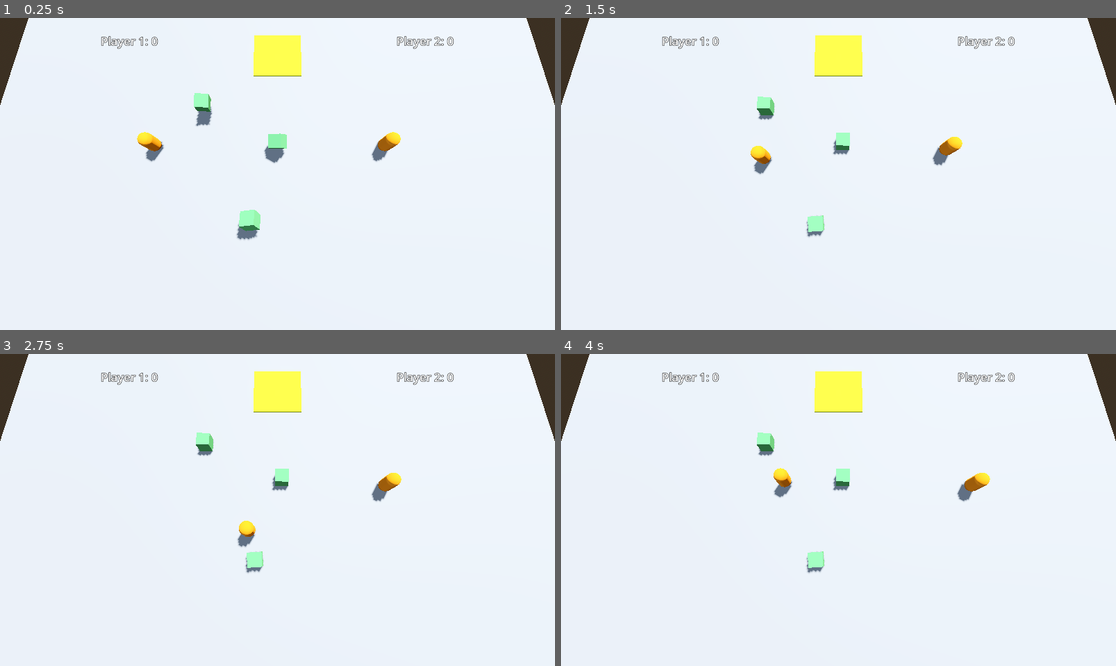
Above: before the commit, frames 1-4 (two rows, left to right).
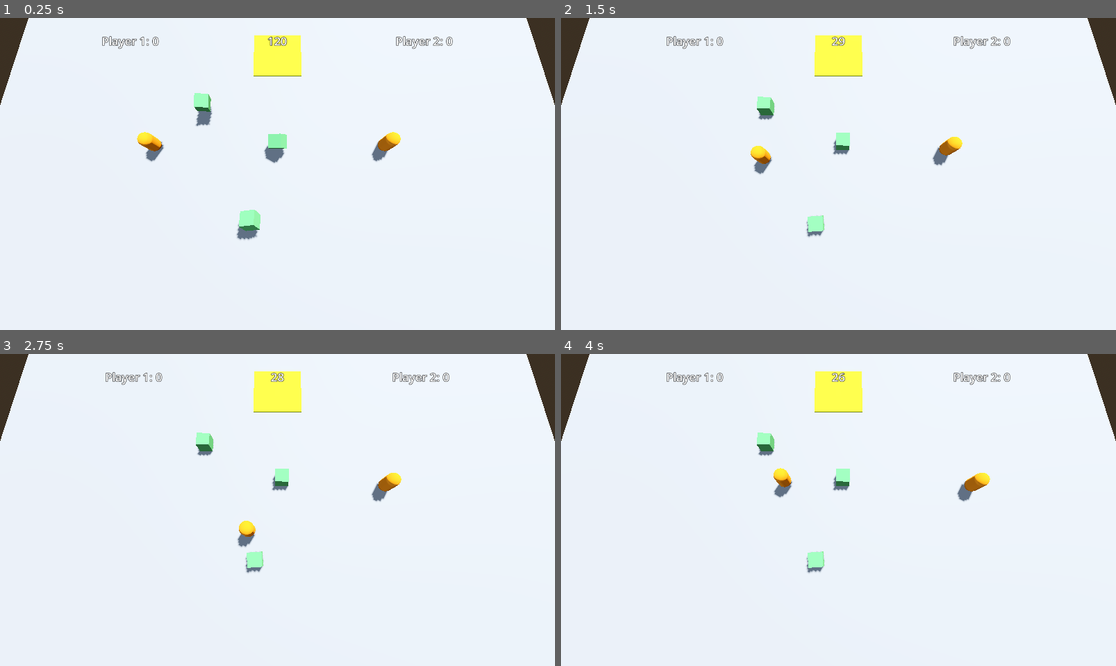
Above: after the commit, the same moments.

Repository: berkunal/farm-sabotage-prototype
Game: Godot game, scene res://scenes/world.tscn
Two runs of this game, one before a commit and one after it. Both use one fixed random seed, a clock stepped at 60 frames per second and the inputs below.
Inputs:
- Up to frame 1 (0.25 s): no input
- Up to frame 2 (1.5 s): hold D (p1_right) 0.53-1.28 s; tap E (p1_interact) at 0.6 s; hold S (p1_down) from 1.28 s (still down); tap Down (p2_down) at 1.35 s
- Up to frame 3 (2.75 s): release S (p1_down) at 2.03 s; hold D (p1_right) from 2.03 s (still down); tap P (p2_interact) at 2.1 s
- Up to frame 4 (4 s): release D (p1_right) at 2.78 s; hold W (p1_up) 2.78-3.53 s; tap Left (p2_left) at 2.85 s; hold A (p1_left) from 3.53 s (still down); hold Right (p2_right) from 3.53 s (still down)

The runs differ from the first frame. In frame 1, 0.4% of the frame differs, in the area x 18-82%, y 5-11%; in frame 2, 0.4%; in frame 3, 0.4%; in frame 4, 0.4%.

Commit message:
Add timer and end game

Diff:
--- a/scenes/world.tscn
+++ b/scenes/world.tscn
@@ -85,7 +85,7 @@
 offset_top = 31.0
 offset_bottom = 54.0
 grow_horizontal = 2
-theme_override_constants/separation = 495
+theme_override_constants/separation = 225
 alignment = 1
 
 [node name="Player1Score" type="Label" parent="HUD/HBoxContainer"]
@@ -93,7 +93,18 @@
 text = "Player 1: 0"
 label_settings = ExtResource("5_71j4m")
 
+[node name="Timer" type="Label" parent="HUD/HBoxContainer"]
+layout_mode = 2
+text = "120"
+label_settings = ExtResource("5_71j4m")
+
 [node name="Player2Score" type="Label" parent="HUD/HBoxContainer"]
 layout_mode = 2
 text = "Player 2: 0"
 label_settings = ExtResource("5_71j4m")
+
+[node name="CountdownTimer" type="Timer" parent="HUD"]
+autostart = true
+
+[connection signal="crop_delivered" from="DropZone" to="ScoreManager" method="_on_drop_zone_crop_delivered"]
+[connection signal="time_up" from="HUD" to="ScoreManager" method="_on_hud_time_up"]
--- a/scripts/hud.gd
+++ b/scripts/hud.gd
@@ -1,10 +1,17 @@
 extends CanvasLayer
+
+signal time_up
 
 @onready var player_1_score: Label = $HBoxContainer/Player1Score
 @onready var player_2_score: Label = $HBoxContainer/Player2Score
+@onready var timer_label: Label = $HBoxContainer/Timer
+@onready var countdown_timer: Timer = $CountdownTimer
+
+var remaining_time = 30
 
 func _ready() -> void:
 	add_to_group("hud")
+	countdown_timer.connect("timeout", Callable(self, "_on_timer_tick"))
 
 func update_score(player_id: int, score: int):
 	match player_id:
@@ -12,3 +19,13 @@
 			player_1_score.text = "Player 1: %d" % score
 		2:
 			player_2_score.text = "Player 2: %d" % score
+
+func _on_timer_tick():
+	remaining_time -= 1
+	_update_timer_label()
+	if remaining_time <= 0:
+		countdown_timer.stop()
+		emit_signal("time_up")
+
+func _update_timer_label():
+	timer_label.text = "%d" % remaining_time
--- a/scripts/player.gd
+++ b/scripts/player.gd
@@ -5,6 +5,9 @@
 @onready var hold_point: Area3D = $HoldPoint
 
 var held_item: Node = null
+
+func _ready() -> void:
+	add_to_group("players")
 
 func _physics_process(delta: float) -> void:
 	handle_movement(delta)
--- a/scripts/score_manager.gd
+++ b/scripts/score_manager.gd
@@ -1,14 +1,32 @@
 extends Node
 
 var player_scores = {1: 0, 2: 0}
+var running = false
 
-func _ready():
-	# Assuming bins are already in the scene when world starts
-	var drop_zones = get_tree().get_nodes_in_group("drop_zones")
-	for drop_zone in drop_zones:
-		drop_zone.connect("crop_delivered", Callable(self, "_on_crop_delivered"))
+func _on_hud_time_up() -> void:
+	running = false
+	print("Game Over!")
 
-func _on_crop_delivered(player_id: int):
+	for player in get_tree().get_nodes_in_group("players"):
+		player.set_process(false)
+		player.set_physics_process(false)
+
+	var hud = get_tree().get_first_node_in_group("hud")
+	if hud:
+		var p1 = player_scores[1]
+		var p2 = player_scores[2]
+
+		if p1 > p2:
+			hud.player_1_score.text = "🏆 Player 1 Wins! (%d)" % p1
+			hud.player_2_score.text = "Player 2: %d" % p2
+		elif p2 > p1:
+			hud.player_2_score.text = "🏆 Player 2 Wins! (%d)" % p2
+			hud.player_1_score.text = "Player 1: %d" % p1
+		else:
+			hud.player_1_score.text = "Draw! %d - %d" % [p1, p2]
+			hud.player_2_score.text = ""
+
+func _on_drop_zone_crop_delivered(player_id: int) -> void:
 	if player_id in player_scores:
 		player_scores[player_id] += 1
 
